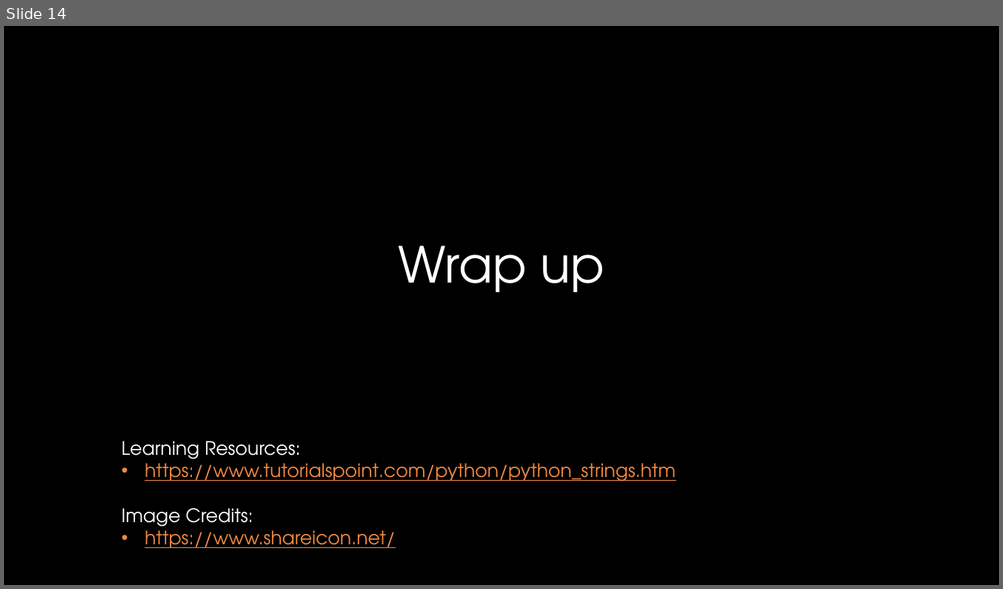
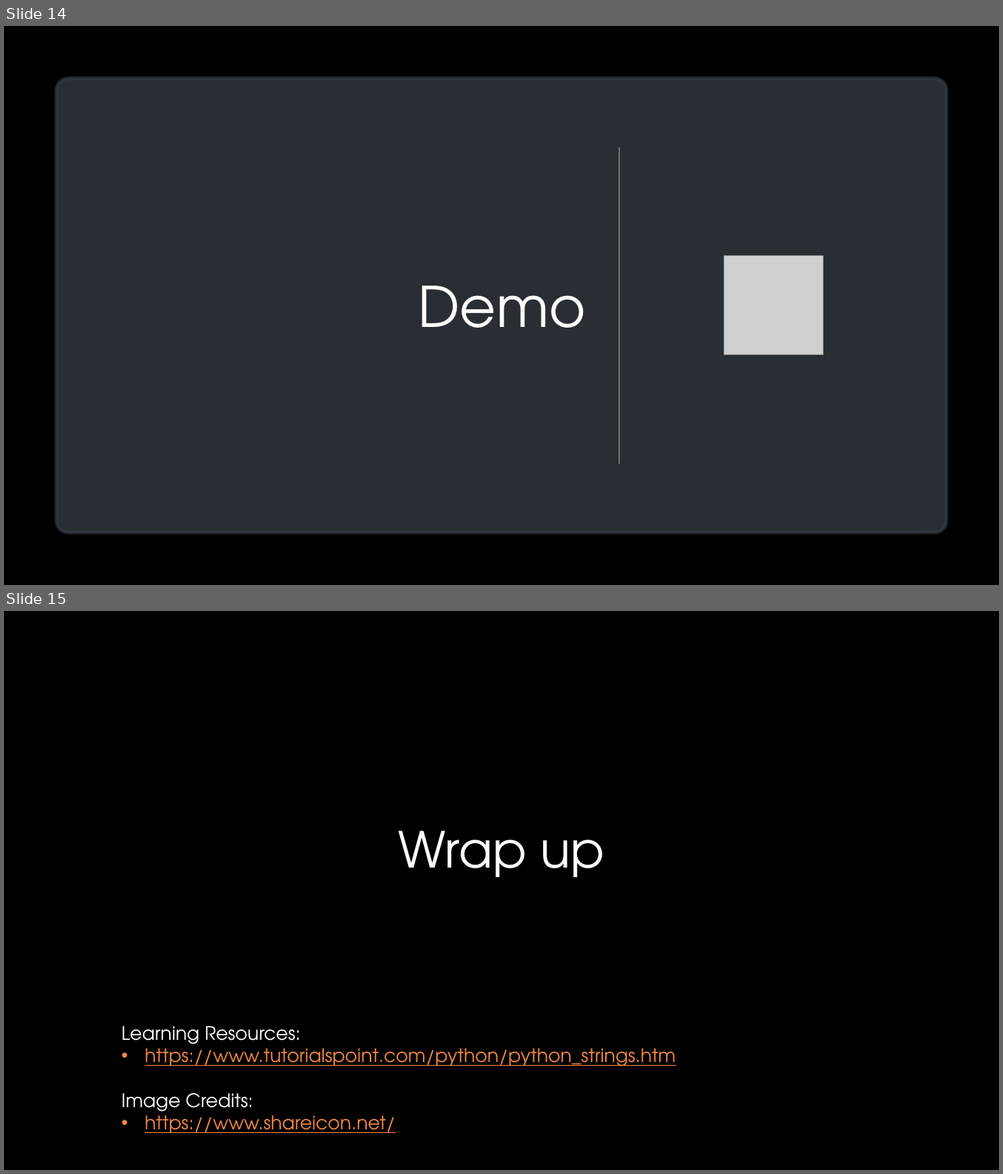
Before and after one commit to CSUMBPelicanCollective/CST205, a slide deck: howe_d_labs/lab10/lab10-presentation_howe_d.pptx. Shown one above the other, each under a label of ours: slide 14 before the commit, slides 14 and 15 after it. The pictures are 1003x589 and 1003x1174 pixels, drawn with LibreOffice and Linux fonts; fonts in the diff are those of the drawing; grey boxes stand for pictures; background and template pictures are left out. Boxes give left, top, right and bottom in pixels: in the first picture for what was removed or moved away, otherwise in the second. Text is boxed around its words. In the diff, an @@ line names an element or a change of style, - is before the commit and + after.

```diff
--- a/howe_d_labs/lab10/lab10-presentation_howe_d.pptx
+++ b/howe_d_labs/lab10/lab10-presentation_howe_d.pptx
@@ slide 14 added at bbox=[4, 26, 999, 585], background picture (left out) @@
@@ rounded rectangle added at bbox=[57, 79, 946, 533], fill #282E35, outline #282E35 3.5 pt @@
@@ line added from (619, 147) to (619, 464), #6F6F6F 0.75 pt @@
@@ picture added at bbox=[723, 256, 822, 355] @@
@@ title added at bbox=[418, 286, 586, 328], 54 pt, text gradient #FFFFFF to #A6A6A6 @@
+Demo
@@ what was slide 14 is now slide 15 @@
```
Also in this commit, not shown: 9 slides changed, 4 other slides added, 4 slides removed, 2 other files.
